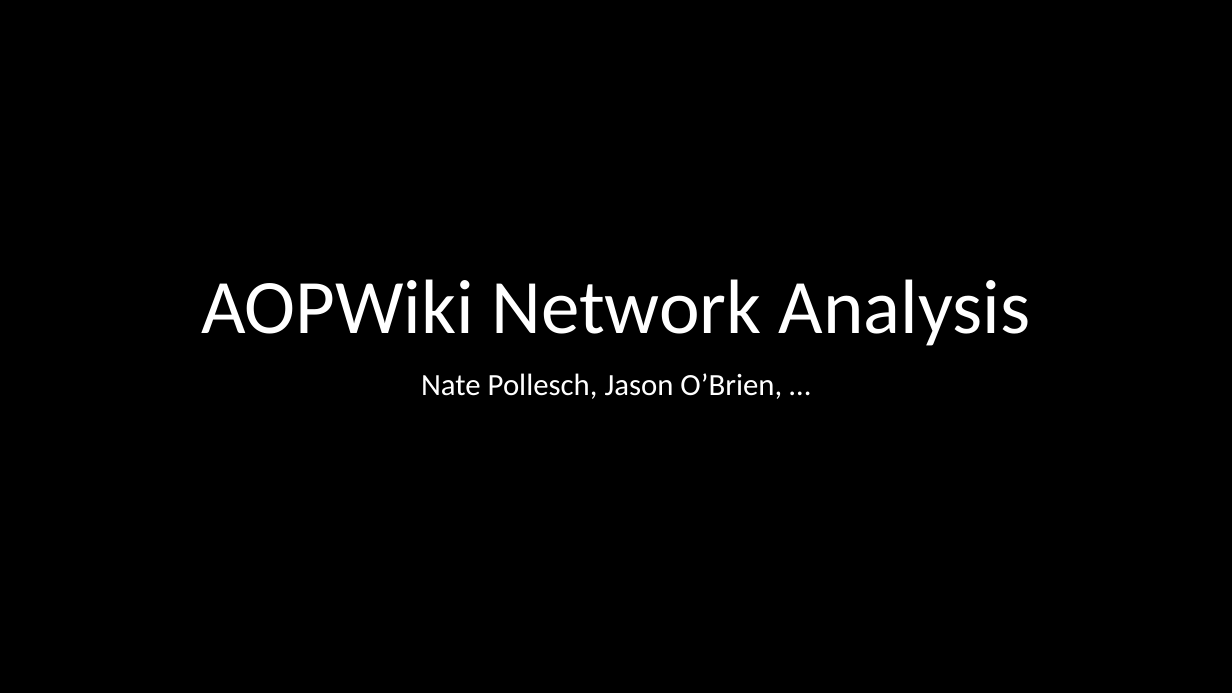
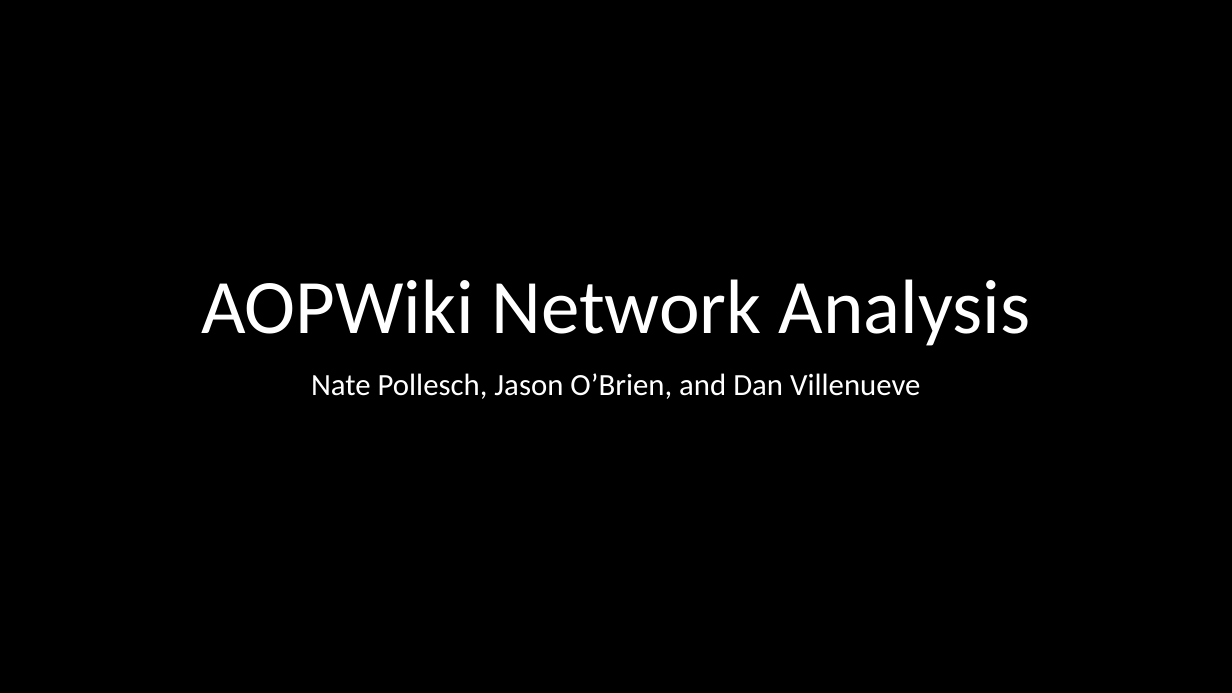
Before and after one commit to npollesch/AOPWiki, a slide deck: slide 1 of AOPwiki_analysis_ccs.pptx. Drawn at 1232x693 pixels with LibreOffice and Linux fonts; fonts in the diff are those of the drawing. Boxes give left, top, right and bottom in pixels: in the first picture for what was removed or moved away, otherwise in the second. Text is boxed around its words. In the diff, an @@ line names an element or a change of style, - is before the commit and + after.

```diff
--- a/AOPwiki_analysis_ccs.pptx
+++ b/AOPwiki_analysis_ccs.pptx
@@ subtitle at [311, 373, 920, 399]: text changed @@
-Nate Pollesch, Jason O’Brien, …
+Nate Pollesch, Jason O’Brien, and Dan Villenueve
```
Also in this commit, not shown: 3 other slides changed, 1 slide added, 2 other files.
